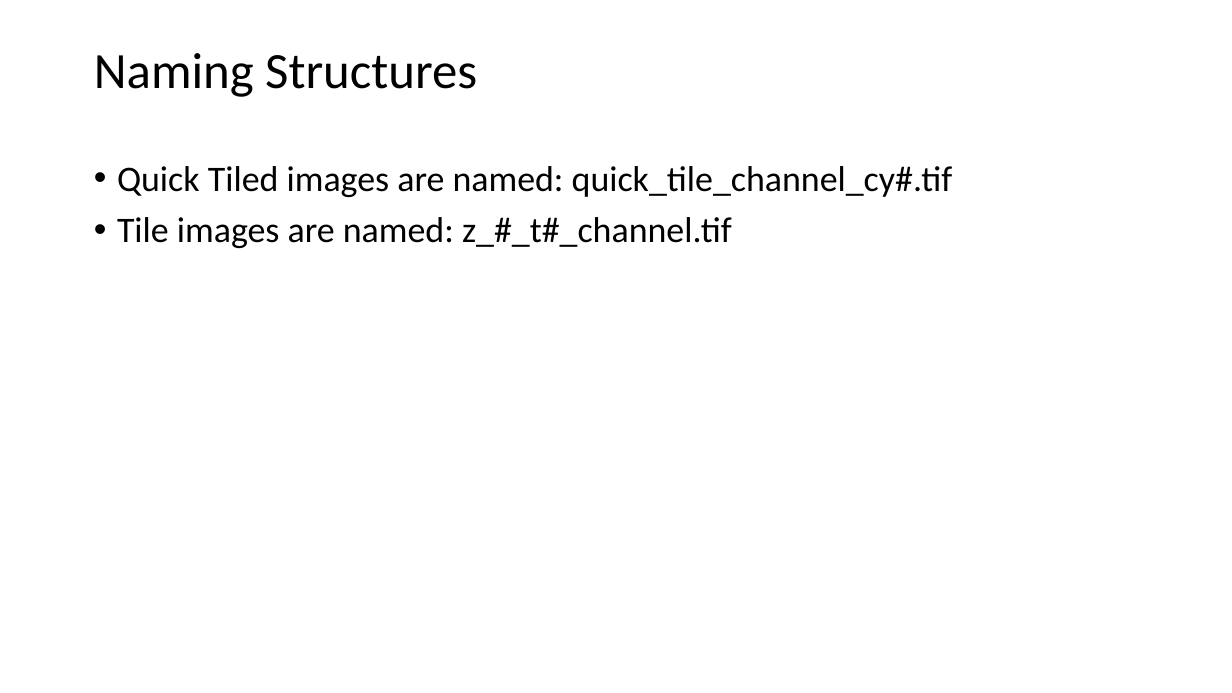
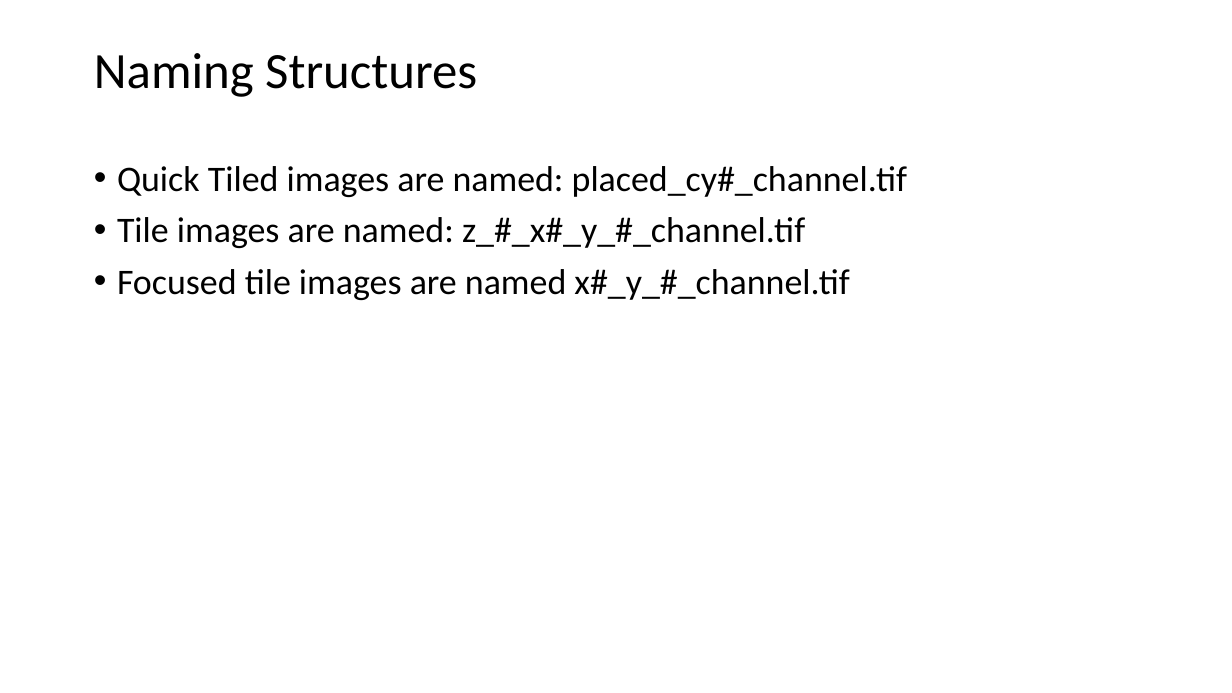
Before and after one commit to mdanderson03/SpectrePlex, a slide deck: slide 3 of Presentation/AutoCyPlex File Saving Setup.pptx. Drawn at 1232x693 pixels with LibreOffice and Linux fonts; fonts in the diff are those of the drawing. Boxes give left, top, right and bottom in pixels: in the first picture for what was removed or moved away, otherwise in the second. Text is boxed around its words. In the diff, an @@ line names an element or a change of style, - is before the commit and + after.

Commit message:
metadata mcmicro
fixed quick tile, added metadata and folder and files to interface with mcmicro

```diff
--- a/Presentation/AutoCyPlex File Saving Setup.pptx
+++ b/Presentation/AutoCyPlex File Saving Setup.pptx
@@ text at (x1=117, y1=166, x2=907, y2=300): text changed @@
-• Quick Tiled images are named: quick_tile_channel_cy#.tif
-• Tile images are named: z_#_t#_channel.tif
+• Quick Tiled images are named: placed_cy#_channel.tif
+• Tile images are named: z_#_x#_y_#_channel.tif
+• Focused tile images are named x#_y_#_channel.tif
```
Also in this commit, not shown: 1 other slide changed, 3 slides added, 2 other files.
